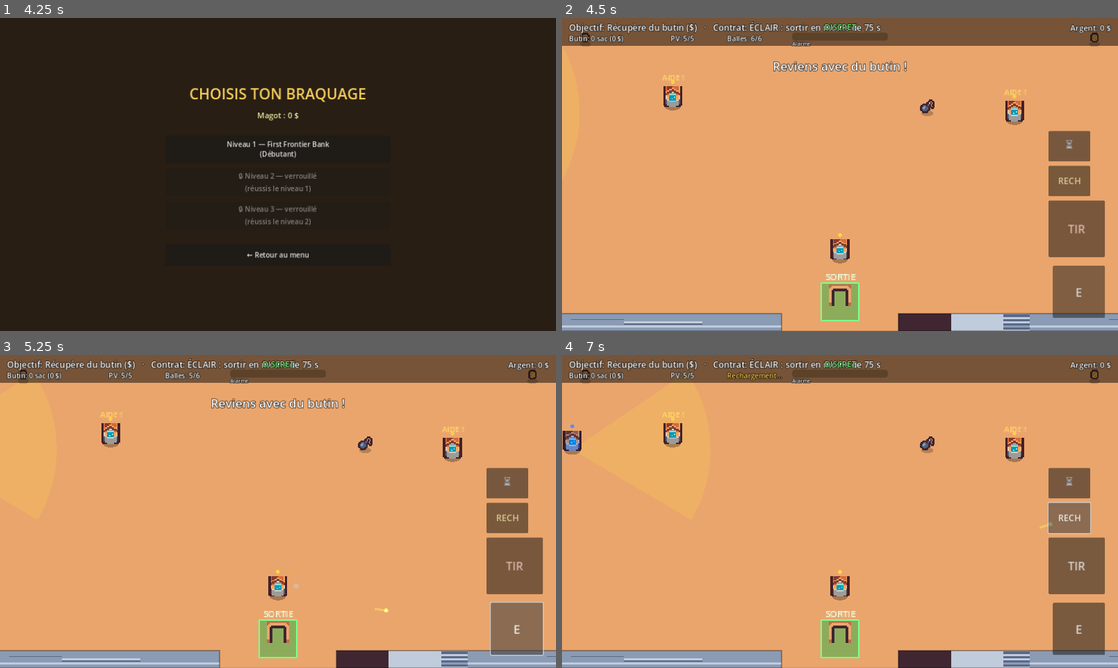
Above: before the commit, frames 1-4 (two rows, left to right).
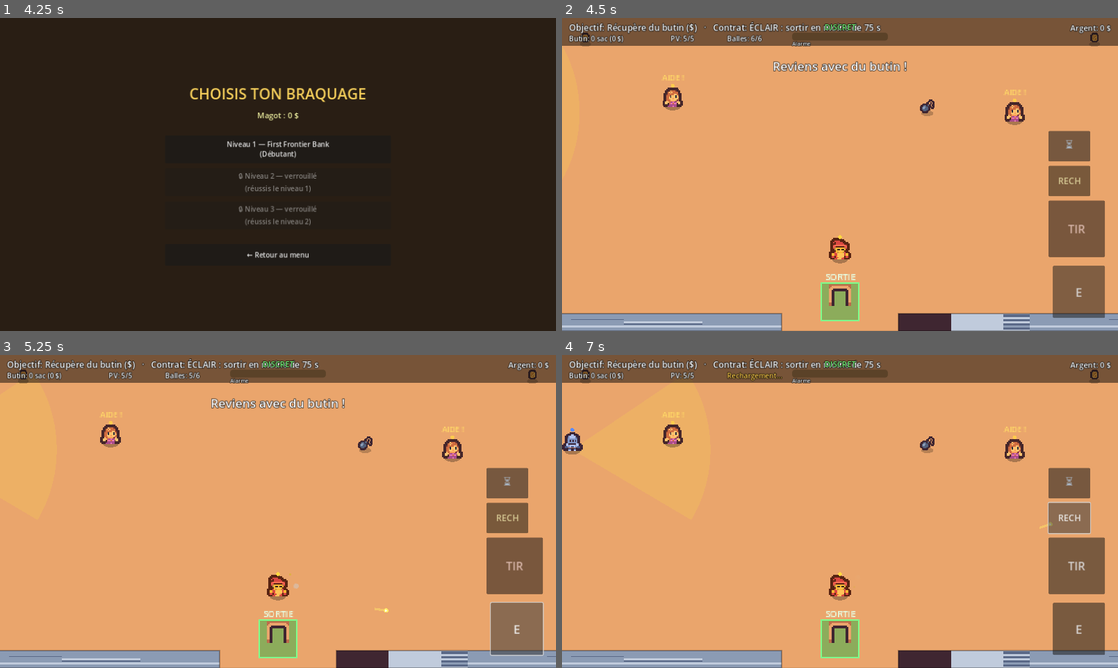
Above: after the commit, the same moments.

Repository: sebadiaz/Cowboys
Game: Godot game, scene res://scenes/Boot.tscn
Two runs of this game, one before a commit and one after it. Both use one fixed random seed, a clock stepped at 60 frames per second and the inputs below.
Inputs (mouse positions are in pixels of both pictures, inside the frame that each line leads up to):
- Up to frame 1 (4.25 s): tap Enter at 0.5 s; move the mouse to (400, 158) at 0.52 s; hold D (move_right) 0.53-1.25 s; hold Space (fire) 0.53-1.25 s; click (400, 158) at 0.67 s; click "🗺 JOUER — CARTE DU MONDE" at 1.25 s; click (66, 218) at 2.02 s; click "← Carte" at 2.75 s; click "⚡ Niveau rapide" at 3.5 s
- Up to frame 2 (4.5 s): click "Niveau 1 — First Frontier Ban…" at 4.25 s
- Up to frame 3 (5.25 s): click "E" at 5 s
- Up to frame 4 (7 s): click "TIR" at 5.75 s; click "RECH" at 6.5 s

Frame 1 is identical in both runs. In frame 2, 0.6% of the frame differs, in the area x 18-84%, y 20-78%; in frame 3, 0.6%; in frame 4, 0.8%, in the area x 0-84%, y 20-78%.

Commit message:
Cast distinct: 2e pack CC0 (Kenney Tiny Dungeon) pour des personnages reconnaissables
- Joueur = figure à chapeau teintée rouge (bandana cowboy), gardes = chevaliers
  casqués (shérifs/lois), tireur posté = manteau sombre, otages = civils, commis
  = villageois. Silhouettes distinctes d'un coup d'oeil, plus seulement une teinte.
- top_down_renderer charge tiny_dungeon.png pour les persos (decor reste Tiny Town).
- Corps des gardes abattus tirés du sprite chevalier.
- Crédits + licence CC0 du pack ajoutés.

Diff:
--- a/scripts/top_down_renderer.gd
+++ b/scripts/top_down_renderer.gd
@@ -5,9 +5,18 @@
 ## visée souris, balles, effets, cônes) fonctionne tel quel grâce à `Iso.top_down`
 ## (projection identité). Les entités restent invisibles ; ce noeud les dessine.
 
-const SHEET_PATH := "res://assets/sprites/tiny_town.png"
+const SHEET_PATH := "res://assets/sprites/tiny_town.png"      # décor (sol, murs, props)
+const CHARS_PATH := "res://assets/sprites/tiny_dungeon.png"   # personnages (cast distinct)
 const TILE := 16          # taille native d'une tuile (px)
 const COLS := 12          # colonnes du sheet
+
+# Cast (sheet Tiny Dungeon) — silhouettes distinctes par camp.
+const C_PLAYER := 84      # figure à chapeau -> cowboy (teinté tan)
+const C_GUARD := 96       # chevalier casqué -> shérif/garde (armure)
+const C_SNIPER := 97      # chevalier sombre -> tireur posté
+const C_ALLY := 112       # rôdeur -> hors-la-loi de la bande
+const C_HOST := 99        # civil(e) -> otage
+const C_NPC := 88         # villageois -> commis de banque
 
 # Index de tuiles (cf. cartographie du sheet).
 const T_SAND := 40
@@ -47,6 +56,7 @@
 var focus_active := false
 
 var _sheet: Texture2D
+var _chars: Texture2D
 var _floor_atlas: AtlasTexture
 var _wall_atlas: AtlasTexture
 var _wood_atlas: AtlasTexture
@@ -61,6 +71,7 @@
 func setup() -> void:
 	texture_filter = CanvasItem.TEXTURE_FILTER_NEAREST
 	_sheet = load(SHEET_PATH)
+	_chars = load(CHARS_PATH)
 	_floor_atlas = _atlas(T_SAND if biome != "plains" else T_GRASS)
 	_wall_atlas = _atlas(T_WALL)
 	_wood_atlas = _atlas(T_WOOD)
@@ -185,8 +196,13 @@
 				_label_c("AIDE !", it["o"].global_position + Vector2(0, -34), 11, Color(1, 0.85, 0.4))
 			"dyn": _shadow_spr(T_BOMB, dynamite.global_position, 20, 20, 1.0)
 			"ally": _char(it["o"].global_position, it["o"].get_facing(), Color(0.78, 1.05, 0.8), "ally")
-			"guard": _char(it["o"].global_position, it["o"].get_facing(), Color(0.7, 0.82, 1.15) if it["o"].is_alert() else Color(0.78, 0.85, 1.05), "guard")
-			"me": _char(player.global_position, player.facing, Color(1.12, 1.0, 0.85), "me")
+			"guard":
+				var gk := "sniper" if str(it["o"].get("kind")) == "sniper" else "guard"
+				var gmod := Color(0.85, 0.9, 1.2) if it["o"].is_alert() else Color(0.92, 0.95, 1.08)
+				if gk == "sniper":
+					gmod = Color(0.6, 0.62, 0.72)   # manteau sombre du tireur
+				_char(it["o"].global_position, it["o"].get_facing(), gmod, gk)
+			"me": _char(player.global_position, player.facing, Color(1.4, 0.95, 0.4), "me")
 
 	_draw_bullets()
 	_draw_focus()
@@ -252,9 +268,12 @@
 # --- Personnages ---
 
 func _char(pos: Vector2, facing: Vector2, mod: Color, kind: String) -> void:
-	# Ombre.
+	# Ombre de contact.
 	draw_colored_polygon(_ellipse(pos + Vector2(0, 2), 11, 5), Color(0, 0, 0, 0.28))
-	_spr(T_CHAR, pos, 26, 28, mod, 2.0)
+	# Sprite distinct par camp (sheet Tiny Dungeon), légèrement teinté.
+	var idx: int = _char_idx(kind)
+	var w := 30.0 if kind == "me" else 28.0
+	draw_texture_rect_region(_chars, Rect2(pos.x - w * 0.5, pos.y - w + 2.0, w, w), _region(idx), mod)
 	# Pastille de camp au-dessus (lisibilité instantanée).
 	var c: Color
 	match kind:
@@ -263,7 +282,18 @@
 		"ally": c = Color(0.4, 0.9, 0.45)
 		"host": c = Color(1.0, 0.8, 0.3)
 		_: c = Color(0.8, 0.8, 0.8)
-	draw_circle(pos + Vector2(0, -32), 2.6, c)
+	draw_circle(pos + Vector2(0, -w + 1.0), 2.6, c)
+
+
+## Tuile de personnage (sheet Tiny Dungeon) selon le camp.
+func _char_idx(kind: String) -> int:
+	match kind:
+		"me": return C_PLAYER
+		"guard": return C_GUARD
+		"sniper": return C_SNIPER
+		"ally": return C_ALLY
+		"host": return C_HOST
+		_: return C_NPC
 
 
 func _draw_corpse(c: Dictionary) -> void:
@@ -272,9 +302,9 @@
 	var dvec: Vector2 = c.get("dir", Vector2.ZERO)
 	pos += dvec.normalized() * ((1.0 - (1.0 - t) * (1.0 - t)) * 22.0) if dvec.length() > 0.01 else Vector2.ZERO
 	draw_colored_polygon(_ellipse(pos + Vector2(0, 2), 12, 5), Color(0, 0, 0, 0.18 * (1.0 - t)))
-	# Sprite couché (transposé) qui s'efface.
-	var region := _region(T_CHAR)
-	draw_texture_rect_region(_sheet, Rect2(pos + Vector2(-13, -8), Vector2(26, 16)), region,
+	# Garde couché (sprite chevalier transposé) qui s'efface dans une mare sombre.
+	var region := _region(C_GUARD)
+	draw_texture_rect_region(_chars, Rect2(pos + Vector2(-13, -8), Vector2(26, 16)), region,
 			Color(0.55, 0.18, 0.16, 1.0 - t), true)
 
 
Not shown, changed: assets/sprites/CREDITS.txt
Binary file added: assets/sprites/tiny_dungeon.png
Not shown, added: assets/sprites/tiny_dungeon.png.import
Not shown, added: assets/sprites/tiny_dungeon_LICENSE.txt
